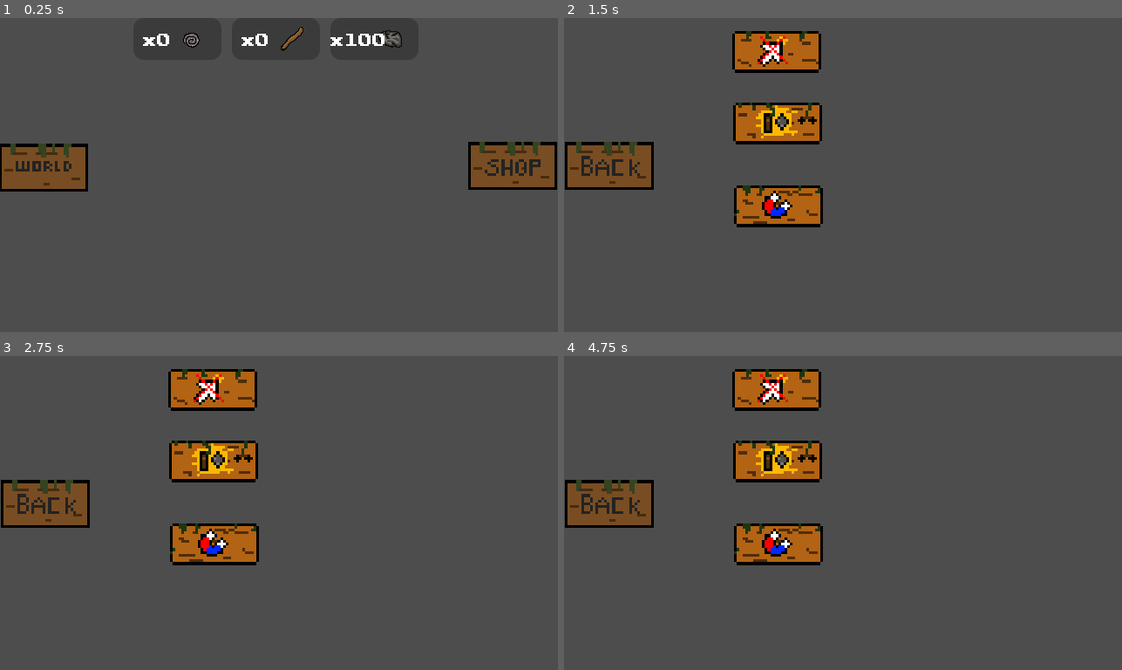
Above: before the commit, frames 1-4 (two rows, left to right).
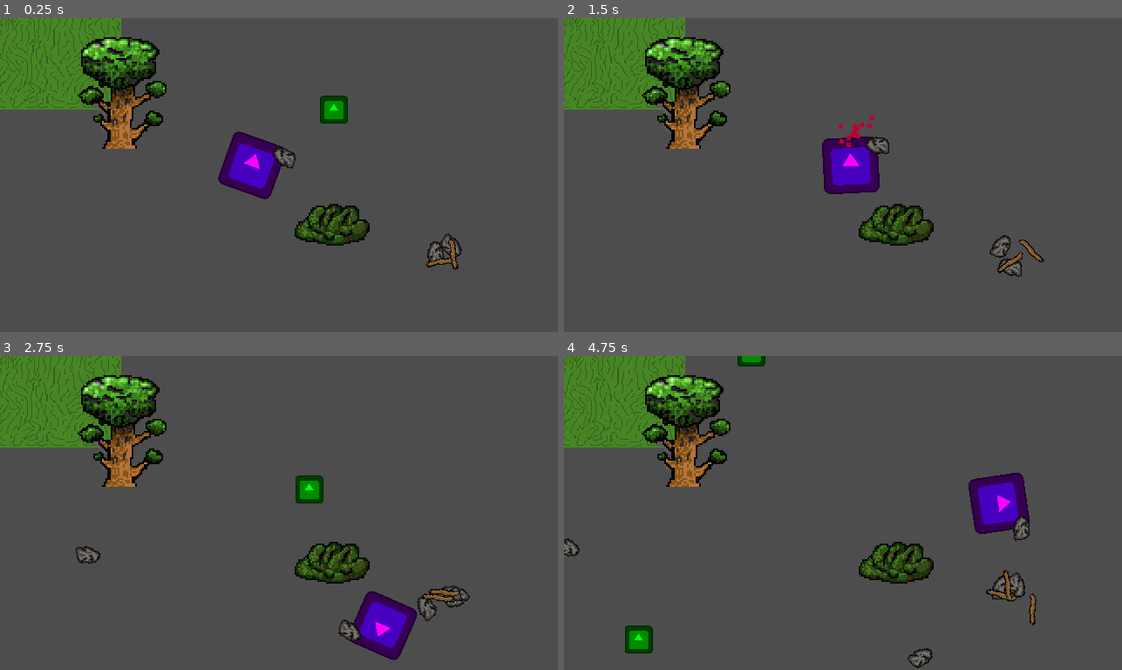
Above: after the commit, the same moments.

Repository: age-of-asparagus/click
Game: Godot game, scene res://Overworld.tscn
Same seed, same stepped clock (60 frames per second), same inputs: the game is played once before the commit and once after it. Before the commit the project starts from res://sticks_and_stones.tscn. The engine's default icon, where the game draws it, is replaced by a stand-in: a white triangle on a blue panel in a dark square.
Inputs (mouse positions are in pixels of both pictures, inside the frame that each line leads up to):
- Up to frame 1 (0.25 s): no input
- Up to frame 2 (1.5 s): click (1077, 165) at 0.52 s; move the mouse to (965, 159) at 1.27 s; press the mouse at (965, 159) at 1.28 s; hold Right (ui_right) from 1.28 s (still down)
- Up to frame 3 (2.75 s): move the mouse to (167, 528) at 2.02 s; release Right (ui_right) at 2.03 s; release the mouse at (167, 528) at 2.03 s; hold Down (ui_down) from 2.03 s (still down); tap Space (shoot) at 2.1 s
- Up to frame 4 (4.75 s): move the mouse to (898, 443) at 2.77 s; release Down (ui_down) at 2.78 s; press the mouse at (898, 443) at 2.78 s; hold Right (ui_right) 2.78-3.53 s; move the mouse to (815, 575) at 3.52 s; release the mouse at (815, 575) at 3.53 s; hold Up (ui_up) 3.53-4.28 s; tap Space (shoot) at 3.6 s; move the mouse to (1010, 560) at 4.27 s; press the mouse at (1010, 560) at 4.28 s; hold Left (ui_left) from 4.28 s (still down)

The runs differ from the first frame. In frame 1, 18% of the frame differs, in the area x 0-100%, y 0-81%; in frame 2, 21%; in frame 3, 21%; in frame 4, 22%, in the area x 0-85%, y 0-100%.

Commit message:
attempt github workflow to publish to github pages

Diff:
--- a/project.godot
+++ b/project.godot
@@ -11,7 +11,7 @@
 [application]
 
 config/name="Click"
-run/main_scene="res://sticks_and_stones.tscn"
+run/main_scene="res://Overworld.tscn"
 config/features=PackedStringArray("4.0", "GL Compatibility")
 config/icon="res://icon.svg"
 
Not shown, changed: export_presets.cfg
Not shown, changed: .github/workflows/godot-ci.yml
